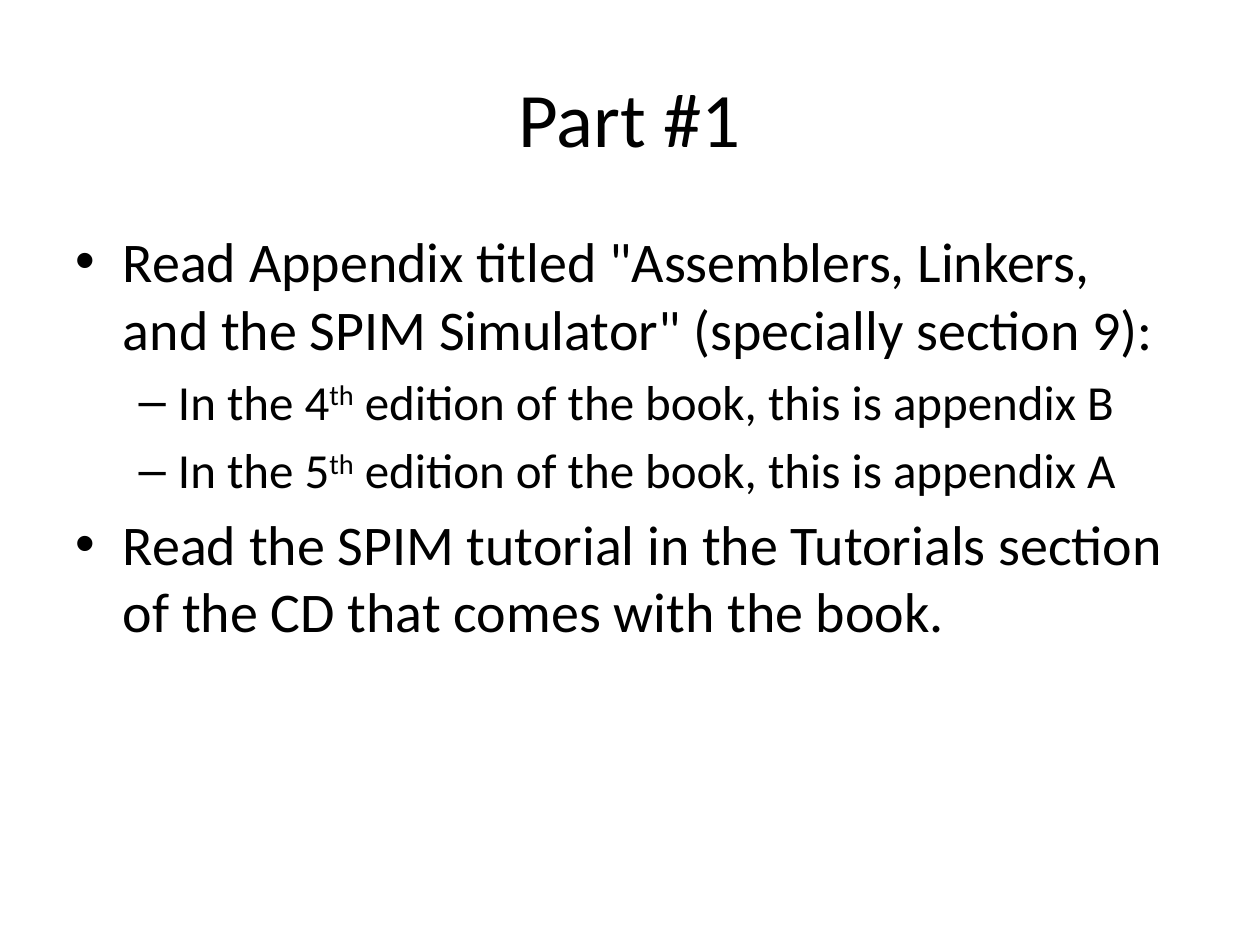
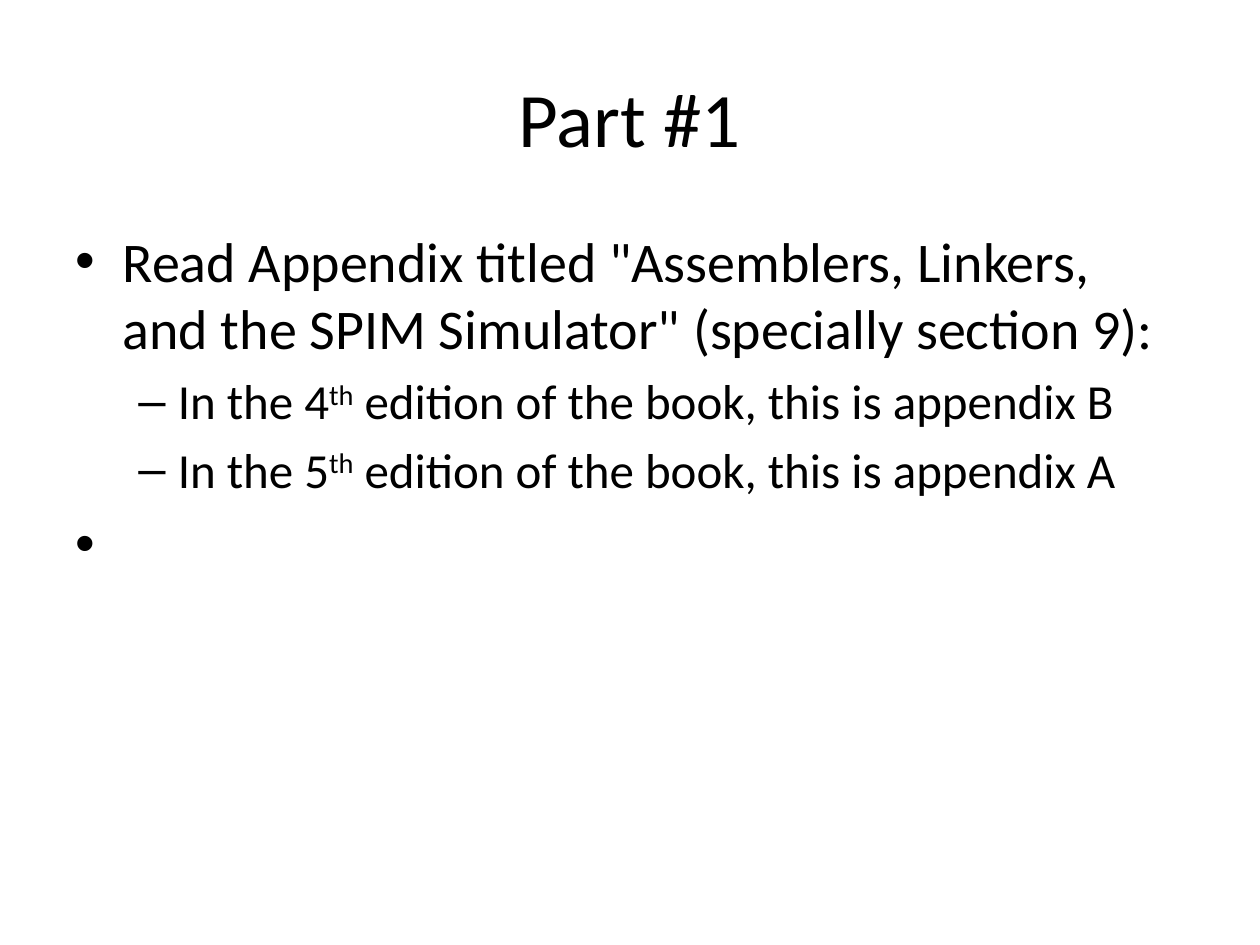
Before and after one commit to cmput229/Lab_Intro, a slide deck: slide 3 of resources/slides/class.pptx. Drawn at 1260x945 pixels with LibreOffice and Linux fonts; fonts in the diff are those of the drawing. Boxes give left, top, right and bottom in pixels: in the first picture for what was removed or moved away, otherwise in the second. Text is boxed around its words. In the diff, an @@ line names an element or a change of style, - is before the commit and + after.

```diff
--- a/resources/slides/class.pptx
+++ b/resources/slides/class.pptx
@@ text "Read Appendix titled "Assemblers, Linkers, ..." at (123,243,1152,496): indent changed @@
@@ text at (123,526,1161,633): paragraph removed @@
-• Read the SPIM tutorial in the Tutorials section of the CD that comes with the book.
```
Also in this commit, not shown: 12 other slides changed, 8 other files.
